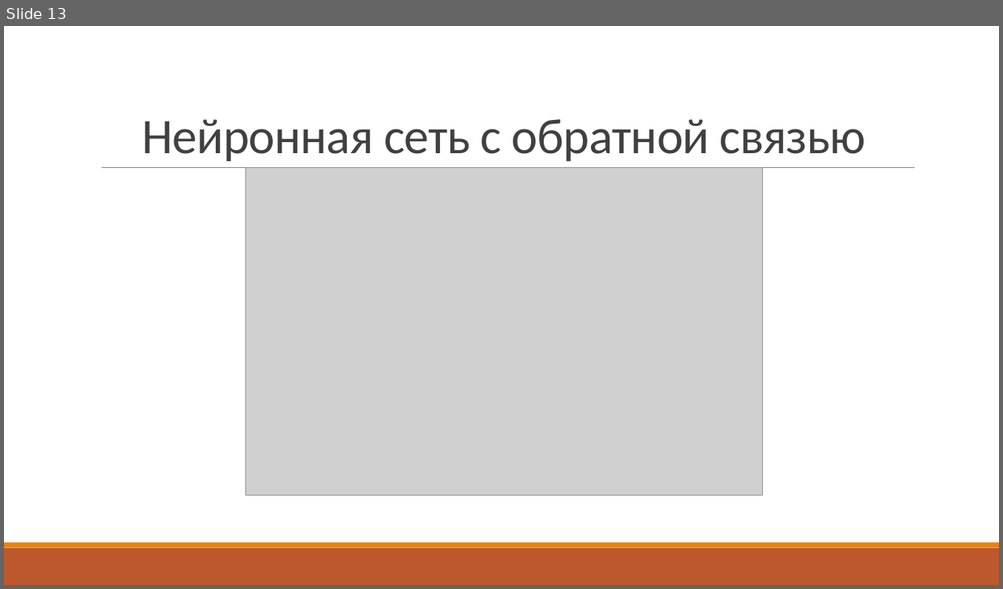
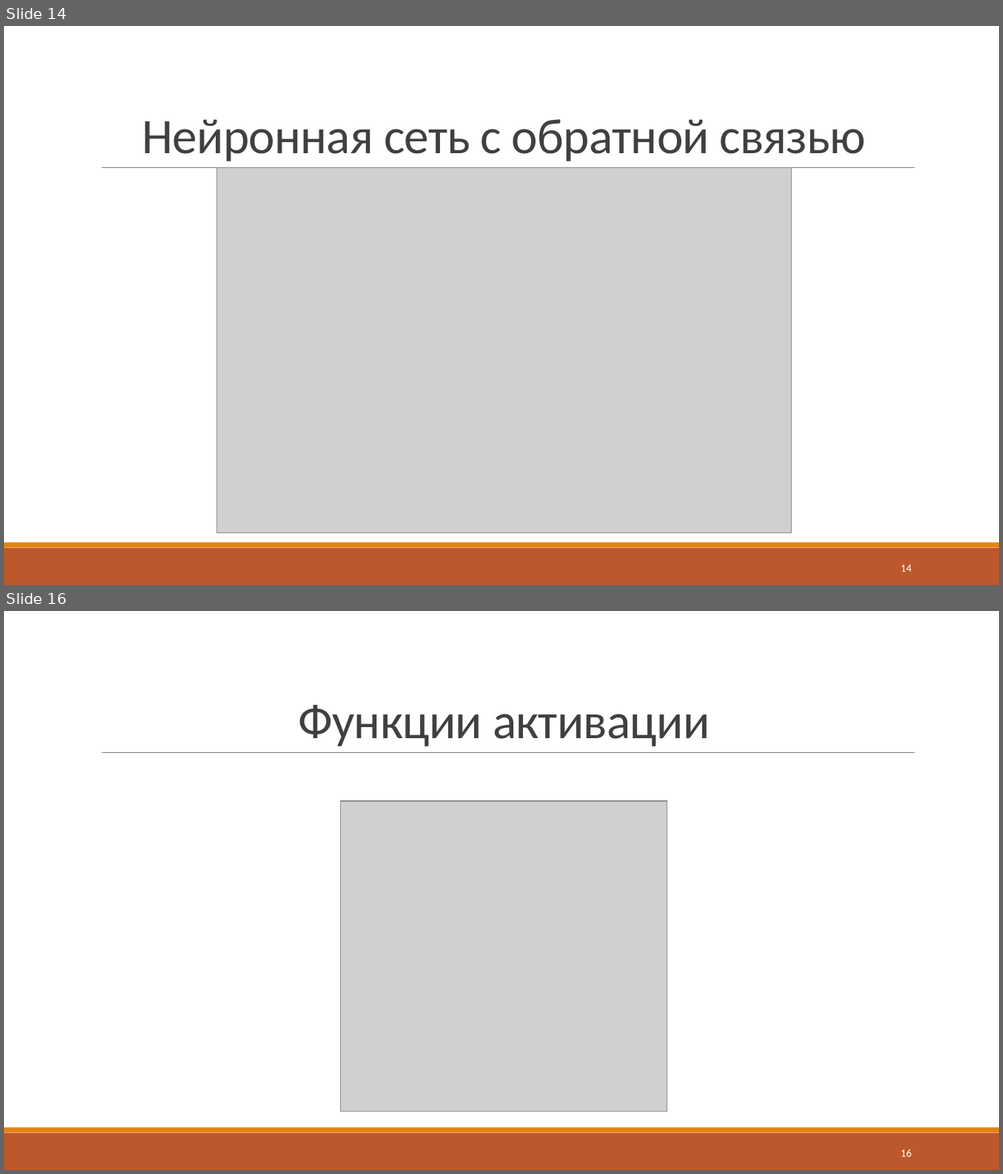
Before and after one commit to errashe/Documents, a slide deck: линпрог/Новые информационные технологии в принятии решений.pptx. Shown one above the other, each under a label of ours: slide 13 before the commit, slides 14 and 16 after it; the slides between them are not shown. The pictures are 1003x589 and 1003x1174 pixels, drawn with LibreOffice and Linux fonts; fonts in the diff are those of the drawing; grey boxes stand for pictures. Boxes give left, top, right and bottom in pixels: in the first picture for what was removed or moved away, otherwise in the second. Text is boxed around its words. In the diff, an @@ line names an element or a change of style, - is before the commit and + after.

```diff
--- a/линпрог/Новые информационные технологии в принятии решений.pptx
+++ b/линпрог/Новые информационные технологии в принятии решений.pptx
@@ slide 16 added at (4,611,999,1170), background #FFFFFF; not listed: 3 template elements that a slide beside it also shows @@
@@ title added at (298,705,709,746), 48 pt, text #404040 @@
+Функции активации
@@ picture added at (341,800,667,1112) @@
@@ picture added at (341,801,667,1113) @@
@@ page number added at (900,1150,911,1157), 10.5 pt, text #FFFFFF @@
+16
@@ what was slide 13 is now slide 14 @@
@@ slide 14 changed as well @@
@@ picture: place and size @@
-picture at (246,168,762,496)
+picture at (216,168,791,534)
@@ page number added at (900,565,911,572), 10.5 pt, text #FFFFFF @@
+14
```
Also in this commit, not shown: 23 other slides changed, 3 other slides added, 1 slide removed.
